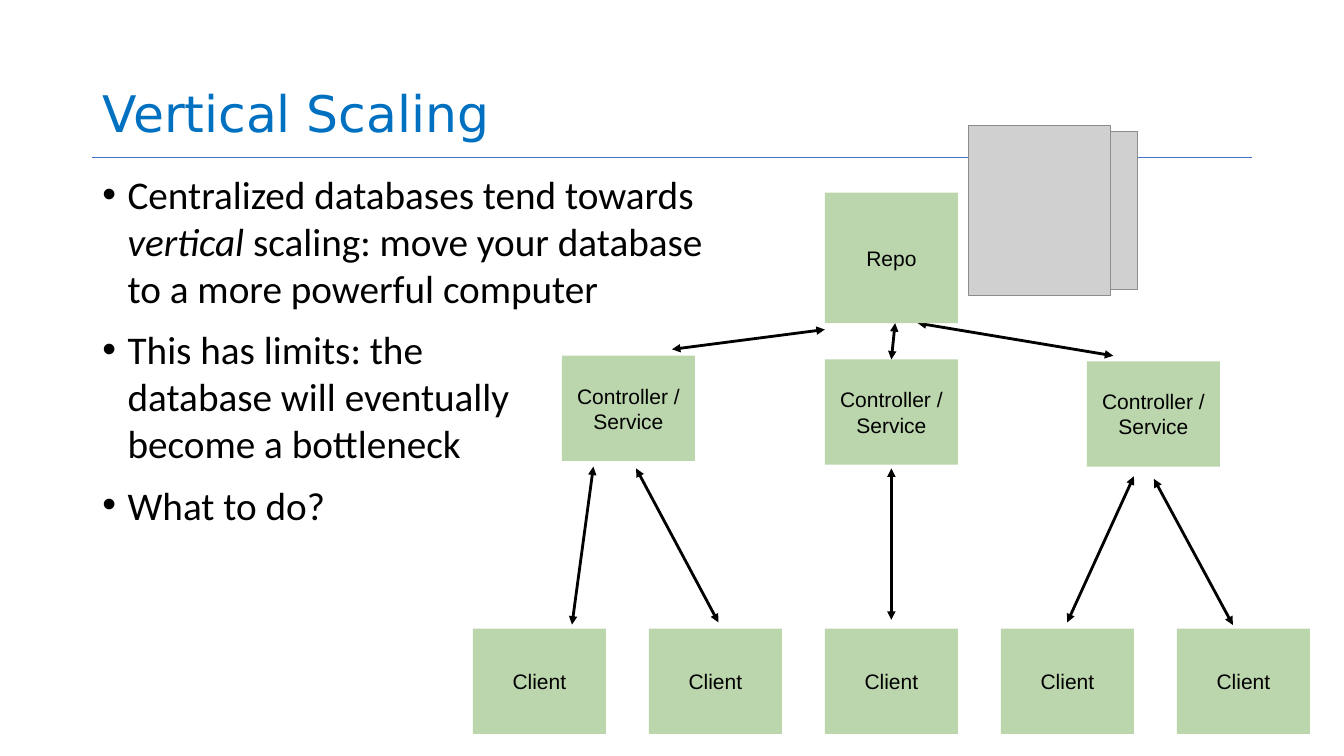
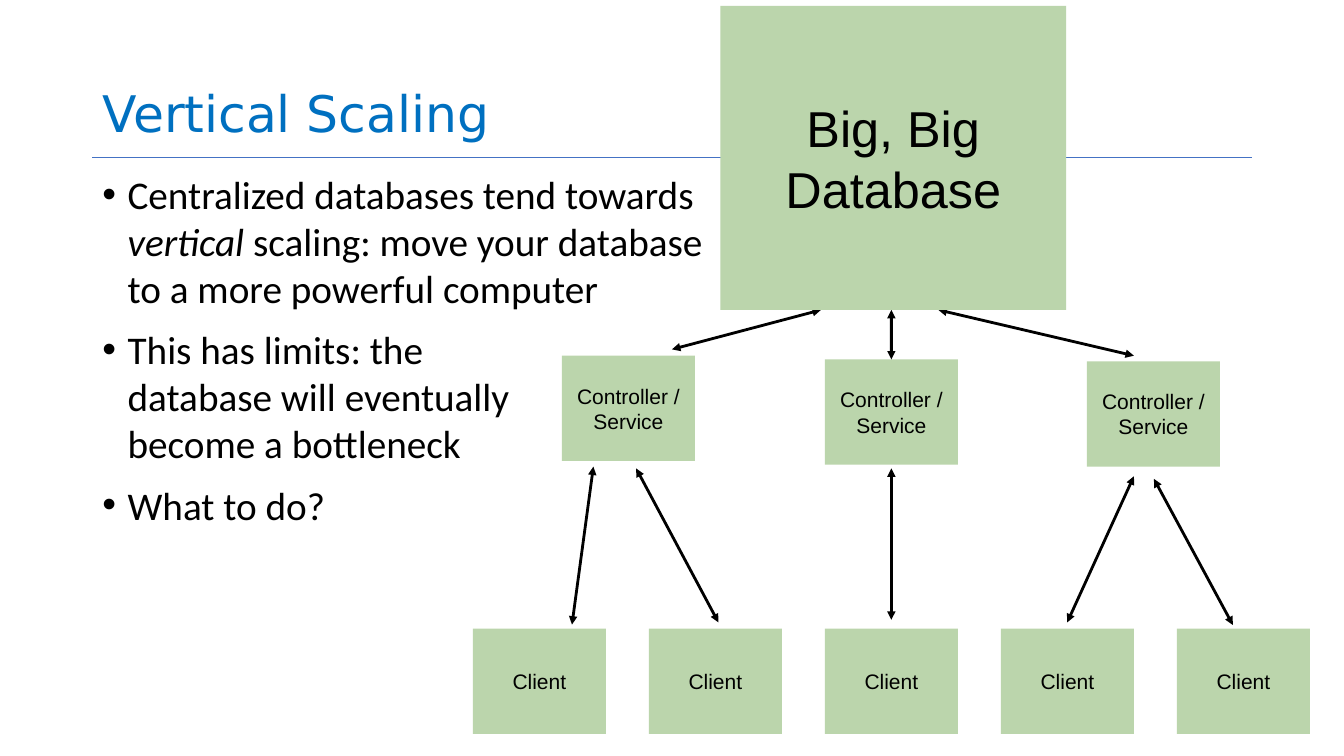
Before and after one commit to neu-se/CS4530-Spring-2026, a slide deck: slide 29 of Slides/Module 04 Web Applications.pptx. Drawn at 1344x756 pixels with LibreOffice and Linux fonts; fonts in the diff are those of the drawing; grey boxes stand for pictures. Boxes give left, top, right and bottom in pixels: in the first picture for what was removed or moved away, otherwise in the second. Text is boxed around its words. In the diff, an @@ line names an element or a change of style, - is before the commit and + after.

```diff
--- a/Slides/Module 04 Web Applications.pptx
+++ b/Slides/Module 04 Web Applications.pptx
@@ rectangle added at <box>721,6,1067,311</box>, fill #BBD5AC, 36 pt, text #000000 @@
+Big, Big Database
@@ picture removed at <box>969,132,1137,290</box> @@
@@ picture removed at <box>969,125,1111,295</box> @@
@@ rectangle removed at <box>825,193,958,324</box> @@
-Repo
@@ double arrow moved from (673, 350) - (825, 330) to (673, 350) - (821, 310) @@
@@ double arrow moved from (891, 360) - (895, 324) to (891, 360) - (891, 310) @@
@@ double arrow moved from (1113, 356) - (918, 324) to (1134, 356) - (939, 310) @@
```
Also in this commit, not shown: 1 other slide changed, 1 other file.
